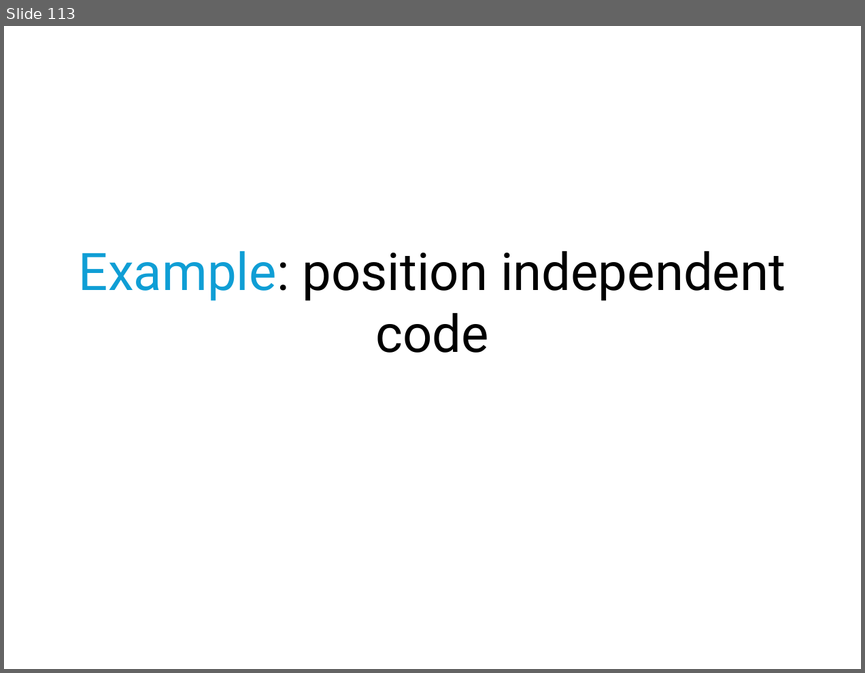
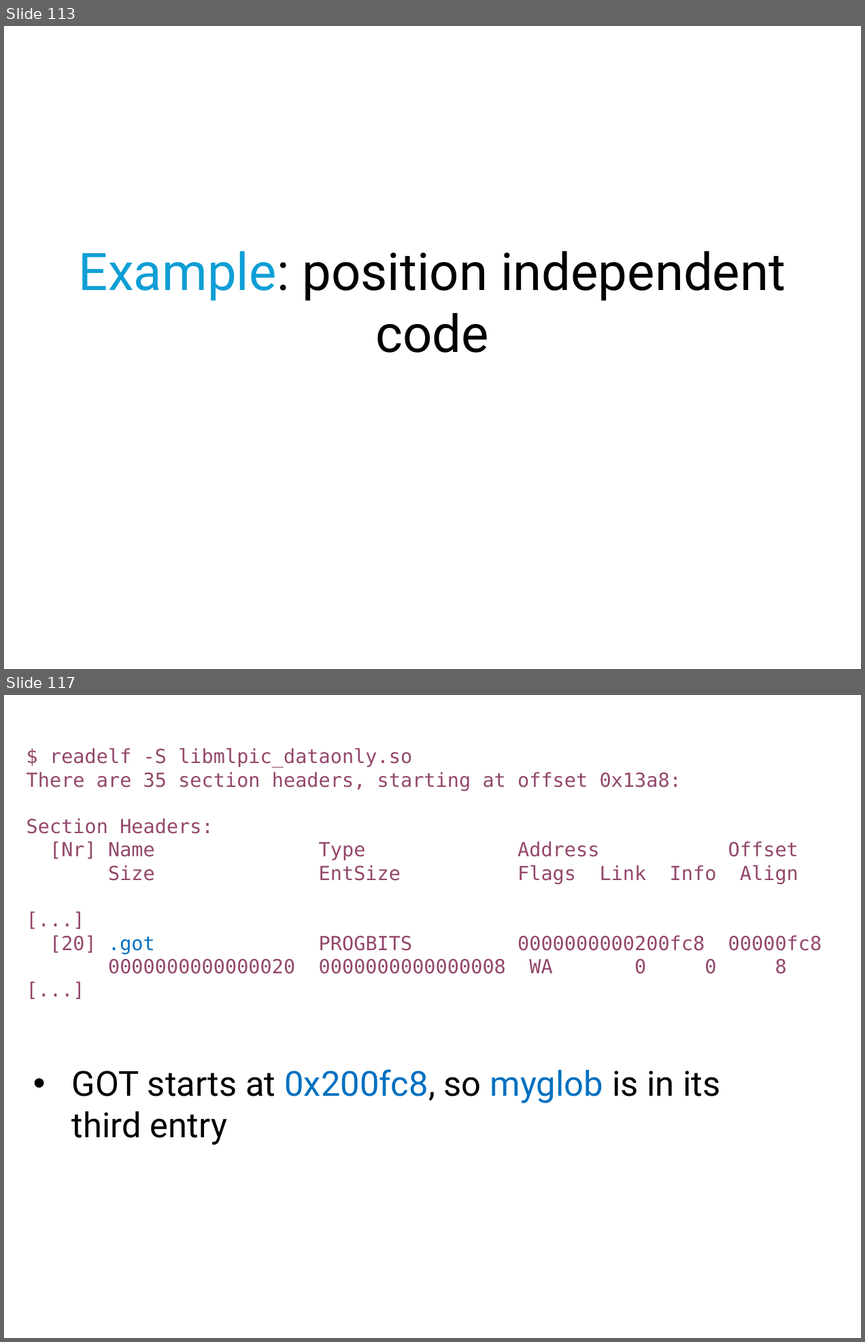
Before and after one commit to mars-research/cs5460, a slide deck: static/lectures/lecture05-linking-and-loading/lecture05-linking-and-loading.pptx. Shown one above the other, each under a label of ours: slide 113 before the commit, slides 113 and 117 after it; the slides between them are not shown. The pictures are 865x673 and 865x1342 pixels, drawn with LibreOffice and Linux fonts; fonts in the diff are those of the drawing. Boxes give left, top, right and bottom in pixels: in the first picture for what was removed or moved away, otherwise in the second. Text is boxed around its words. In the diff, an @@ line names an element or a change of style, - is before the commit and + after.

```diff
--- a/static/lectures/lecture05-linking-and-loading/lecture05-linking-and-loading.pptx
+++ b/static/lectures/lecture05-linking-and-loading/lecture05-linking-and-loading.pptx
@@ slide 117 added at bbox=[4, 695, 861, 1338], background #FFFFFF @@
@@ text added at bbox=[26, 748, 822, 974], 18 pt, text #94476B @@
+$ readelf -S libmlpic_dataonly.so
+There are 35 section headers, starting at offset 0x13a8:
+Section Headers:
+[Nr] Name Type Address Offset
+Size EntSize Flags Link Info Align
+[...]
+[20] .got PROGBITS 0000000000200fc8 00000fc8
+0000000000000020 0000000000000008 WA 0 0 8
+[...]
@@ text added at bbox=[72, 1069, 720, 1144], 32 pt, text #000000 @@
+• GOT starts at 0x200fc8, so myglob is in its third entry
```
Also in this commit, not shown: 5 slides changed, 27 other slides added, 2 other files.
